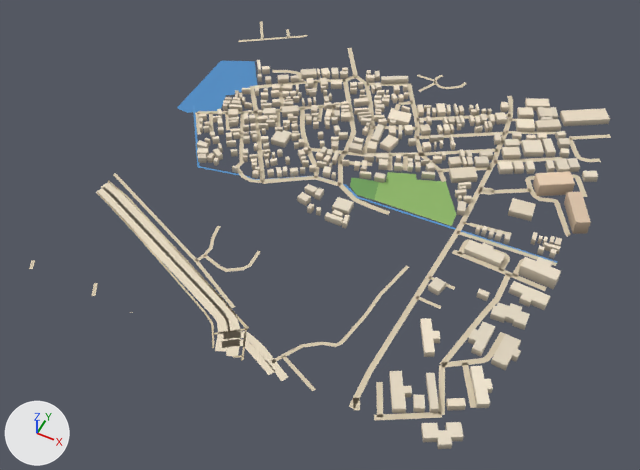
The glTF model public/assets/bengaluru-region-v1/tiles/t7_-3-l0.glb: old version first, new version second.
The view is the same before and after, from a 50 mm lens placed at (4046.0, -1899.0, 725.0), pointed at (3745.0, -1295.0, -29.0). The lights are fixed; the arrows at lower left show +X, +Y and +Z. The older version comes first. Vertices at exactly the same position are counted once.

Names of what the first picture shows: 'building', 'ground', 'water'.
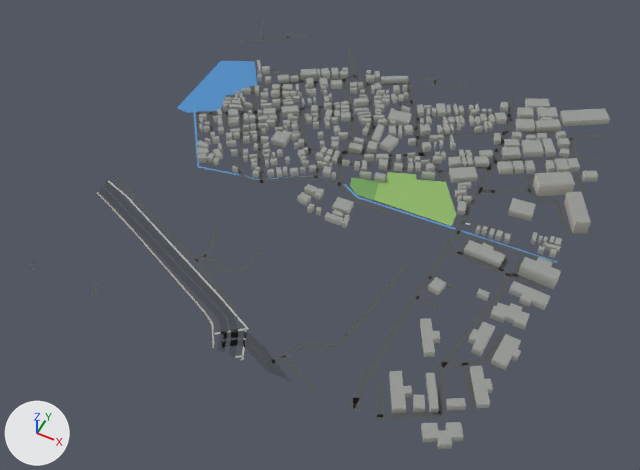
Where the change shows, as pixel boxes (x1, y1, x2, y2) in the pictures (640 x 470 px; the box of a moved part takes in the faces that stretch with it):
part 1 of me_building, recoloured (darker)
    both: (197, 60, 610, 448)
part 2 of me_ground, rebuilt (6% taller)
    before: (96, 187, 230, 352)
    after: (103, 182, 238, 357)
part 3 of me_ground, moved or reshaped
    before: (92, 173, 380, 420)
    after: (92, 173, 409, 420)
part 4 of me_ground, moved or reshaped
    before: (439, 75, 611, 277)
    after: (439, 75, 611, 291)
part 5 of me_ground, moved or reshaped
    both: (238, 21, 358, 100)
part 6 of me_ground, recoloured
    both: (92, 21, 600, 419)

The edits, one by one:
me_building is used by ob_building; location (3500.0, -1500.0, 0.0).
me_building had 3030 vertices, 3832 faces and spanned x 37.0..517.0, y -3.0..521.0, z 0.0..18.0.
me_building now has 3030 vertices, 4626 faces and spans x 37.0..517.0, y -3.0..521.0, z 0.0..18.0.
me_building part 1: 3832 kept faces spanning x 37.0..517.0, y -3.0..521.0, z 0.0..18.0 get new vertex colours.
me_ground is used by ob_ground; location (3500.0, -1500.0, 0.0).
me_ground had 902 vertices, 730 faces and spanned x -2.0..503.0, y -4.0..502.0, z 1.0.
me_ground now has 916 vertices, 744 faces and spans x 0.0..500.0, y 0.0..500.0, z 1.0.
me_ground part 2: the loose piece of 28 vertices spanning x -2.0..244.0, y -3.0..136.0, z 1.0 is rebuilt with 28 vertices and now spans x 0.0..255.0, y 0.0..143.0, z 1.0.
me_ground part 3: 13 vertices moved from x -1.0..383.0, y -4.0..160.0, z 1.0 to x 0.0..389.0, y 0.0..160.0, z 1.0; 37 vertices removed from x -2.0..404.0, y -3.0..145.0, z 1.0; 43 vertices added at x 0.0..409.0, y 0.0..144.0, z 1.0.
me_ground part 4: 5 vertices moved from x 369.0..502.0, y 244.0..501.0, z 1.0 to x 362.0..500.0, y 245.0..500.0, z 1.0; 20 vertices removed from x 274.0..503.0, y 241.0..501.0, z 1.0; 28 vertices added at x 272.0..500.0, y 215.0..500.0, z 1.0.
me_ground part 5: 10 vertices moved from x -1.0..69.0, y 367.0..501.0, z 1.0 to x 0.0..69.0, y 367.0..500.0, z 1.0; 9 vertices removed from x 75.0..160.0, y 418.0..502.0, z 1.0; 9 vertices added at x 74.0..158.0, y 418.0..500.0, z 1.0.
me_ground part 6: 564 kept faces spanning x 0.0..500.0, y 0.0..500.0, z 1.0 get new vertex colours; the middle colour goes from beige #d7c9ae to dark grey #535556.
Other edits to the shape of me_ground do not show in these pictures.
